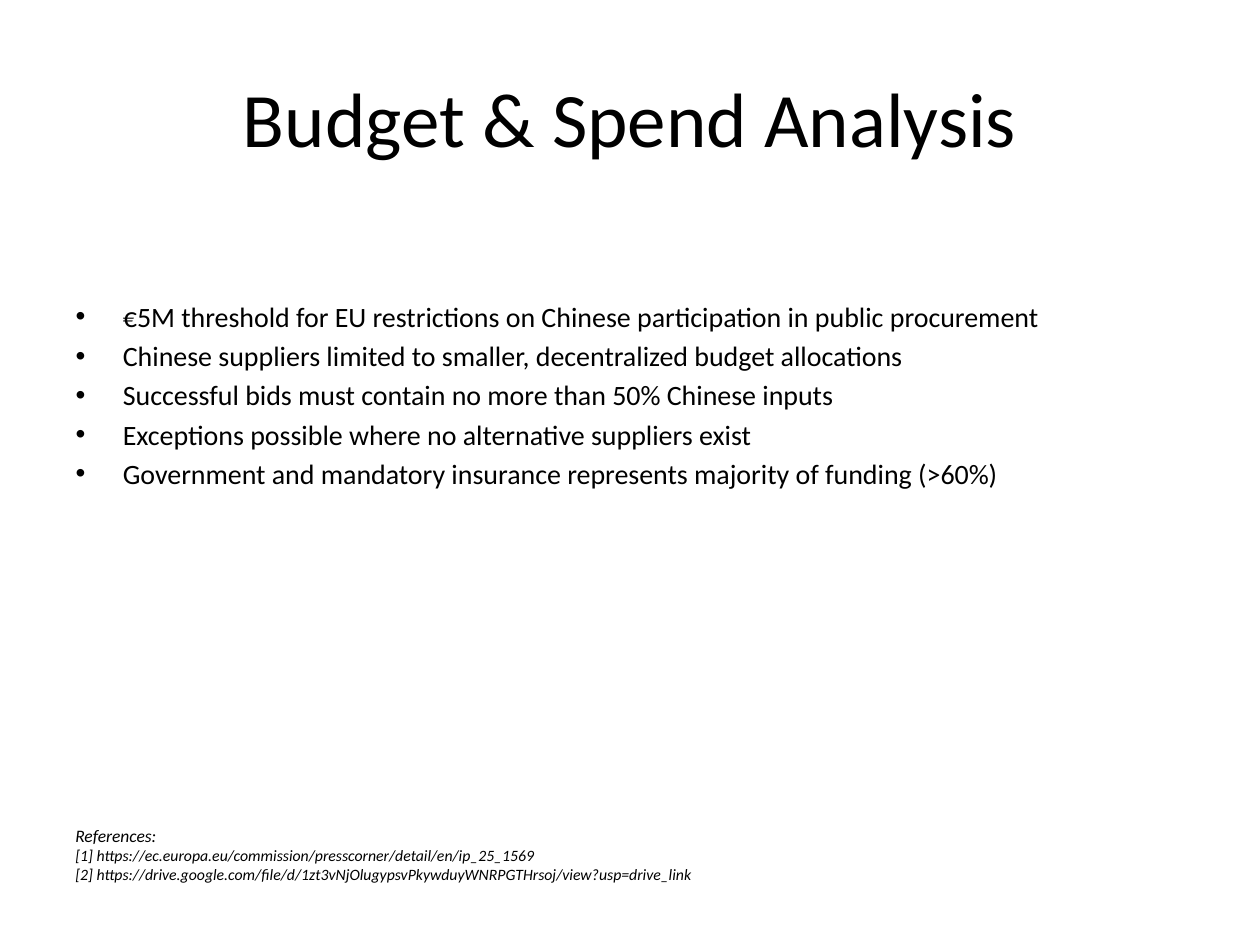
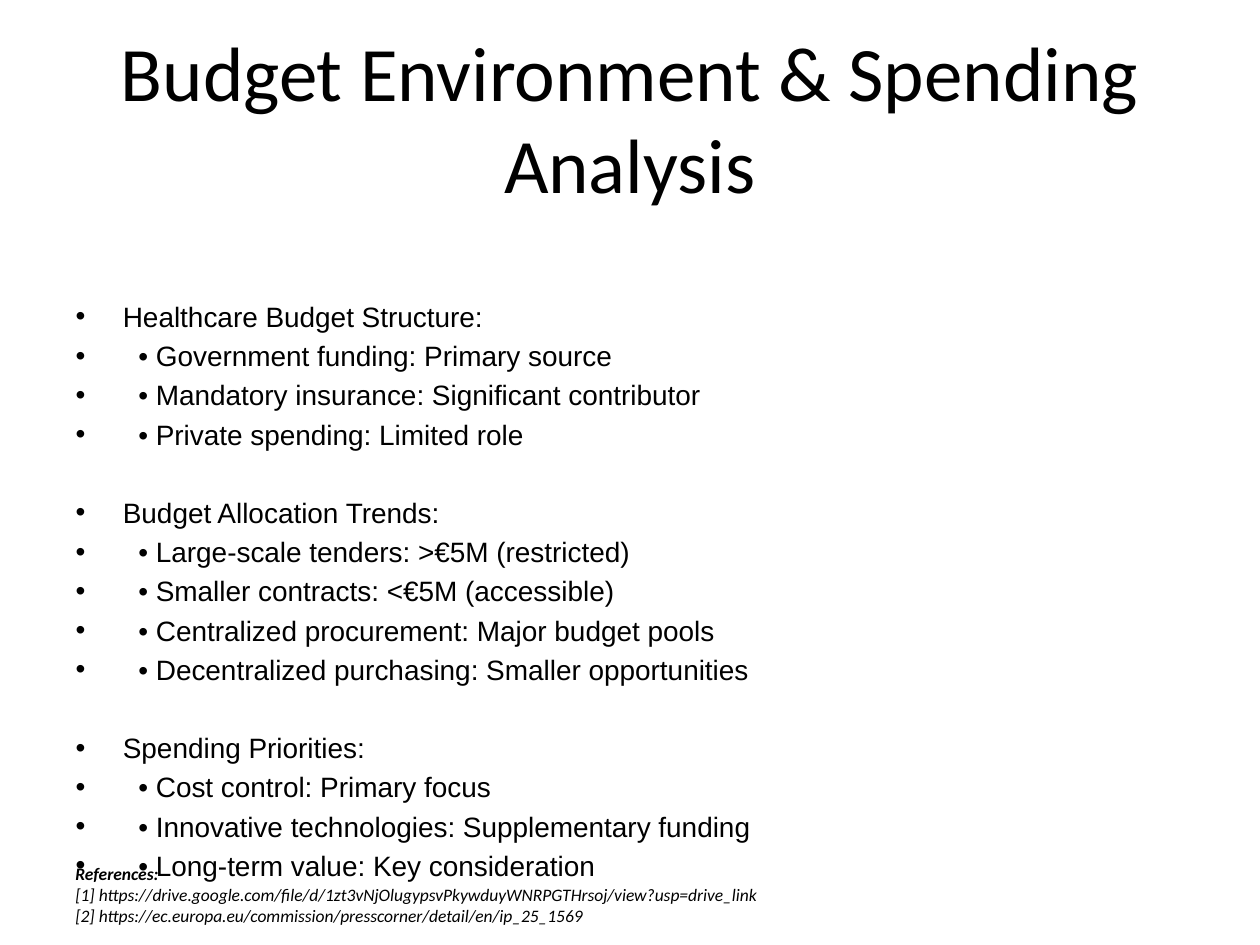
Before and after one commit to mariswarycharan/Desk_Research_Automation, a slide deck: slide 8 of ppts/european_ivd_market_analysis.pptx (slide 9 before the commit). Drawn at 1260x945 pixels with LibreOffice and Linux fonts; fonts in the diff are those of the drawing. Boxes give left, top, right and bottom in pixels: in the first picture for what was removed or moved away, otherwise in the second. Text is boxed around its words. In the diff, an @@ line names an element or a change of style, - is before the commit and + after.

```diff
--- a/ppts/european_ivd_market_analysis.pptx
+++ b/ppts/european_ivd_market_analysis.pptx
@@ title at (121, 47, 1138, 206): text changed @@
-Budget & Spend Analysis
+Budget Environment & Spending Analysis
@@ text at (123, 306, 750, 842): text changed; font Calibri to Arial @@
-• €5M threshold for EU restrictions on Chinese participation in public procurement
-• Chinese suppliers limited to smaller, decentralized budget allocations
-• Successful bids must contain no more than 50% Chinese inputs
-• Exceptions possible where no alternative suppliers exist
-• Government and mandatory insurance represents majority of funding (>60%)
+• Healthcare Budget Structure:
+• • Government funding: Primary source
+• • Mandatory insurance: Significant contributor
+• • Private spending: Limited role
+• Budget Allocation Trends:
+• • Large-scale tenders: >€5M (restricted)
+• • Smaller contracts: <€5M (accessible)
+• • Centralized procurement: Major budget pools
+• • Decentralized purchasing: Smaller opportunities
+• Spending Priorities:
+• • Cost control: Primary focus
+• • Innovative technologies: Supplementary funding
+• • Long-term value: Key consideration
@@ text at (75, 866, 158, 882): bold on in "References:" @@
@@ text at (75, 888, 757, 925): text changed; size 9 to 10 pt @@
-[1] https://ec.europa.eu/commission/presscorner/detail/en/ip_25_1569
-[2] https://drive.google.com/file/d/1zt3vNjOlugypsvPkywduyWNRPGTHrsoj/view?usp=drive_link
+[1] https://drive.google.com/file/d/1zt3vNjOlugypsvPkywduyWNRPGTHrsoj/view?usp=drive_link
+[2] https://ec.europa.eu/commission/presscorner/detail/en/ip_25_1569
```
Also in this commit, not shown: 8 other slides changed, 6 slides added, 6 slides removed, 10 other files.
